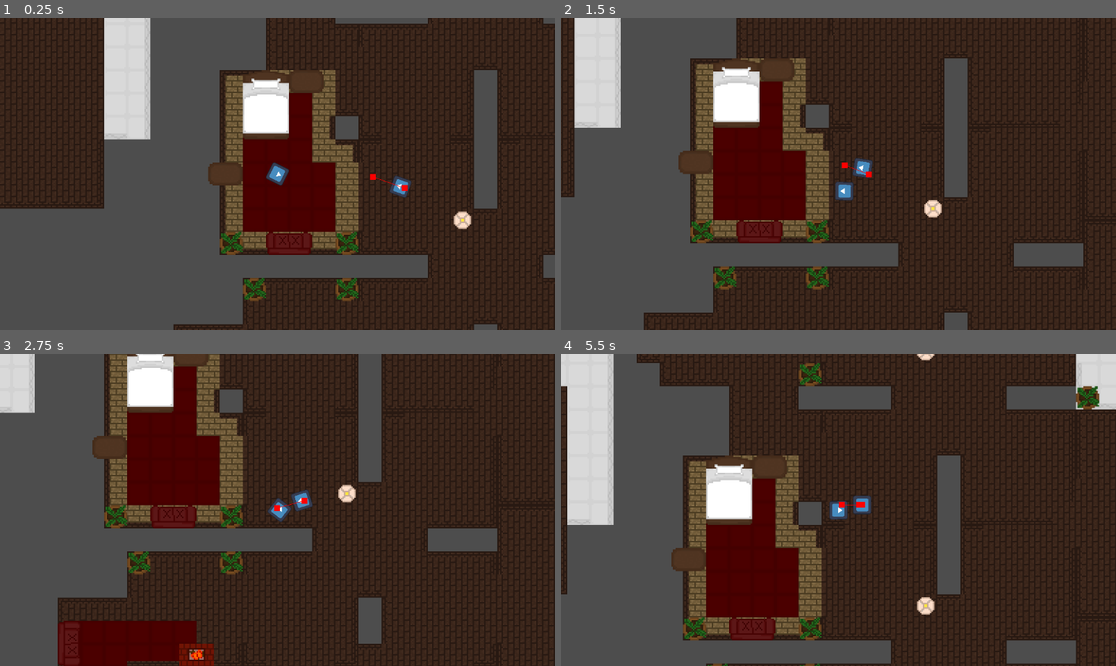
Above: before the commit, frames 1-4 (two rows, left to right).
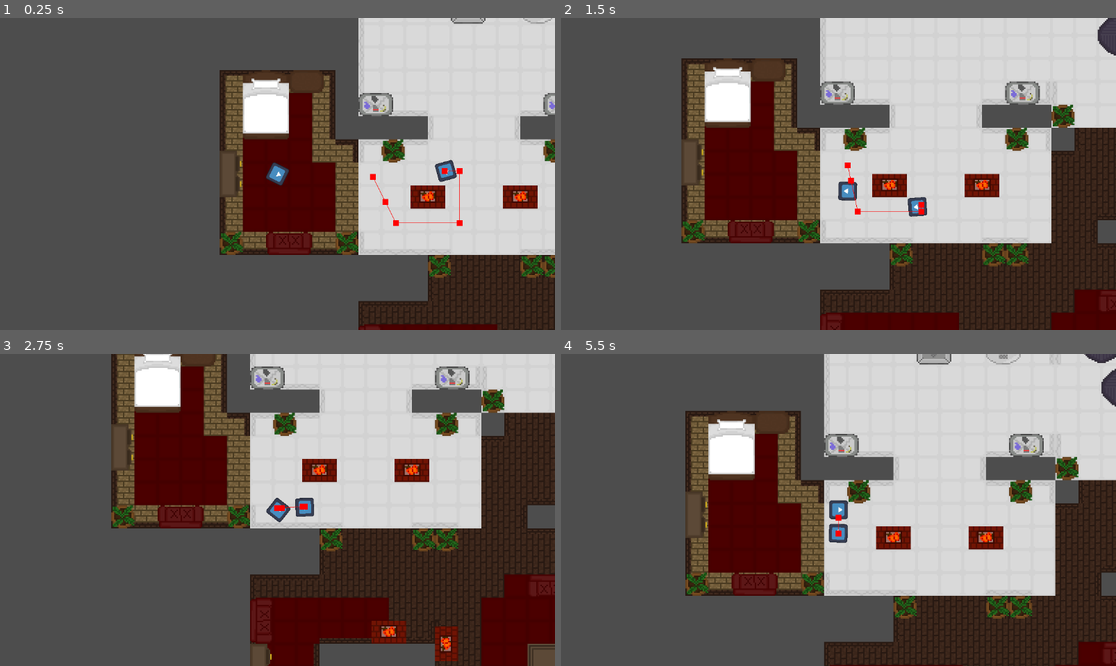
Above: after the commit, the same moments.

Repository: Rodrikk834/etromaton
Game: Godot game, scene res://scenes/main scene.tscn
The game is run twice, just before and just after one commit, with the same random seed, the same clock (stepped at 60 frames per second) and the same inputs. The engine's default icon, where the game draws it, is replaced by a stand-in: a white triangle on a blue panel in a dark square.
Inputs (mouse positions are in pixels of both pictures, inside the frame that each line leads up to):
- Up to frame 1 (0.25 s): no input
- Up to frame 2 (1.5 s): move the mouse to (960, 158) at 0.52 s; hold D (move_right) 0.53-1.28 s; tap E (interact) at 0.6 s; move the mouse to (727, 189) at 1.27 s; hold S (move_down) from 1.28 s (still down); click (727, 189) at 1.35 s
- Up to frame 3 (2.75 s): move the mouse to (333, 441) at 2.02 s; release S (move_down) at 2.03 s; hold D (move_right) from 2.03 s (still down); tap E (interact) at 2.1 s
- Up to frame 4 (5.5 s): move the mouse to (810, 572) at 2.77 s; release D (move_right) at 2.78 s; hold W (move_up) 2.78-3.53 s; click (810, 572) at 2.85 s; move the mouse to (1005, 556) at 3.52 s; hold A (move_left) 3.53-5.03 s; tap E (interact) at 3.6, 5.1 s; move the mouse to (672, 463) at 4.27 s; click (672, 463) at 4.35 s; move the mouse to (866, 510) at 5.02 s; hold S (move_down) from 5.03 s (still down)

The runs differ from the first frame. In frame 1, 51% of the frame differs, in the area x 0-100%, y 0-100%; in frame 2, 56%; in frame 3, 56%; in frame 4, 65%.
Error before the commit: Invalid access to property or key 'items_normales_array' on a base object of type 'Node (globalController.gd)'. (res://scripts/container.gd:15)

Commit message:
nuevo y mejorado sistema de items
fer arregla los pinches cuartos alv

Diff:
--- a/project.godot
+++ b/project.godot
@@ -17,7 +17,7 @@
 
 [autoload]
 
-GlobalController="*uid://danll7r4etdtb"
+GlobalController="*uid://bdfq11qlccitt"
 
 [global_group]
 
--- a/scenes/container.tscn
+++ b/scenes/container.tscn
@@ -2,22 +2,23 @@
 
 [ext_resource type="TileSet" uid="uid://b3bhr3aer3sbk" path="res://tiles/muebles.tres" id="1_1syo6"]
 [ext_resource type="Script" uid="uid://d3w1j4wefyw1s" path="res://scripts/container.gd" id="1_cjjsl"]
+[ext_resource type="Script" uid="uid://ybkrlsjx2bkj" path="res://scripts/items.gd" id="2_184ql"]
 
 [sub_resource type="RectangleShape2D" id="RectangleShape2D_1syo6"]
-size = Vector2(29.5, 20)
+size = Vector2(18.75, 42)
 
-[node name="container" type="Node2D" unique_id=502479443 node_paths=PackedStringArray("items_dentro")]
+[node name="container" type="Node2D" unique_id=502479443]
 script = ExtResource("1_cjjsl")
-items_dentro = [NodePath("")]
+items_dentro = Array[ExtResource("2_184ql")]([null])
 
 [node name="TileMapLayer" type="TileMapLayer" parent="." unique_id=1463330162]
-position = Vector2(-8, -8)
-tile_map_data = PackedByteArray(0, 0, 0, 0, 0, 0, 0, 0, 6, 0, 1, 0, 0, 0, 1, 0, 0, 0, 0, 0, 7, 0, 1, 0, 0, 0)
+tile_map_data = PackedByteArray(0, 0, 0, 0, 0, 0, 0, 0, 6, 0, 13, 0, 0, 0, 0, 0, 255, 255, 0, 0, 6, 0, 12, 0, 0, 0)
 tile_set = ExtResource("1_1syo6")
 
 [node name="StaticBody2D" type="StaticBody2D" parent="." unique_id=2127486448]
+position = Vector2(8, 8)
 input_pickable = true
 
 [node name="CollisionShape2D" type="CollisionShape2D" parent="StaticBody2D" unique_id=24858615]
-position = Vector2(4, 0)
+position = Vector2(0, -8)
 shape = SubResource("RectangleShape2D_1syo6")
--- /dev/null
+++ b/scenes/globalController.tscn
@@ -0,0 +1,20 @@
+[gd_scene format=3 uid="uid://bdfq11qlccitt"]
+
+[ext_resource type="Script" uid="uid://danll7r4etdtb" path="res://scripts/globalController.gd" id="1_68ukk"]
+[ext_resource type="Script" uid="uid://ybkrlsjx2bkj" path="res://scripts/items.gd" id="2_psh0i"]
+[ext_resource type="Texture2D" uid="uid://btbjnsgqqcjhk" path="res://tiles/Itemsinis (2).png" id="3_q4c7q"]
+
+[sub_resource type="AtlasTexture" id="AtlasTexture_tmbko"]
+atlas = ExtResource("3_q4c7q")
+region = Rect2(0, 0, 16, 16)
+
+[sub_resource type="Resource" id="Resource_7k5ho"]
+script = ExtResource("2_psh0i")
+item_name = "Screwdriver"
+item_description = "Worn out, but still useful for loose panels."
+item_sprite = SubResource("AtlasTexture_tmbko")
+metadata/_custom_type_script = "uid://ybkrlsjx2bkj"
+
+[node name="globalController" type="Node2D" unique_id=1032393119]
+script = ExtResource("1_68ukk")
+items_array = Array[ExtResource("2_psh0i")]([SubResource("Resource_7k5ho")])
--- a/scenes/main scene.tscn
+++ b/scenes/main scene.tscn
@@ -1,7 +1,6 @@
 [gd_scene format=3 uid="uid://ctciwf5uabn6l"]
 
 [ext_resource type="Script" uid="uid://c6xgilu2y2igh" path="res://scripts/worldGenController.gd" id="1_6r1qt"]
-[ext_resource type="Script" uid="uid://danll7r4etdtb" path="res://scripts/globalController.gd" id="1_q0kxy"]
 [ext_resource type="Script" uid="uid://x5ol3g0ltt0c" path="res://scripts/cuartos_especiales.gd" id="1_vd6wd"]
 [ext_resource type="PackedScene" uid="uid://dw7blhywj7sgt" path="res://scenes/rooms/habitacion_1.tscn" id="2_8yh2u"]
 [ext_resource type="PackedScene" uid="uid://c7r61akyupplm" path="res://scenes/rooms/habitacion_2.tscn" id="3_d2vo2"]
@@ -15,7 +14,9 @@
 [ext_resource type="PackedScene" uid="uid://etsb8a478yu7" path="res://scenes/rooms/cocina_1.tscn" id="10_cdyvt"]
 [ext_resource type="PackedScene" uid="uid://cka2btgitogwj" path="res://scenes/rooms/cocina_2.tscn" id="11_ewawa"]
 [ext_resource type="PackedScene" uid="uid://do1tvj1sckkcv" path="res://scenes/rooms/cocina_3.tscn" id="12_q80np"]
+[ext_resource type="PackedScene" uid="uid://e2bckpqcjkth" path="res://scenes/rooms/room_3.tscn" id="13_wr82n"]
 [ext_resource type="PackedScene" uid="uid://okxtgce5bt82" path="res://scenes/rooms/lab_1.tscn" id="14_cdyvt"]
+[ext_resource type="PackedScene" path="res://scenes/rooms/room_4.tscn" id="14_up5pg"]
 [ext_resource type="PackedScene" uid="uid://dt68w1irlj883" path="res://scenes/rooms/lab_2.tscn" id="15_ewawa"]
 [ext_resource type="PackedScene" uid="uid://bgtxjuv4d3tx2" path="res://scenes/rooms/estudio_1.tscn" id="16_u77jt"]
 [ext_resource type="PackedScene" uid="uid://dq2ugsk3fh8p6" path="res://scenes/rooms/estudio_2.tscn" id="17_rt8ct"]
@@ -27,9 +28,7 @@
 [ext_resource type="TileSet" uid="uid://b3bhr3aer3sbk" path="res://tiles/muebles.tres" id="23_q0kxy"]
 [ext_resource type="PackedScene" uid="uid://ckx4xmktbuuou" path="res://scenes/container.tscn" id="23_txgxd"]
 [ext_resource type="PackedScene" uid="uid://dlhhllktxjwcj" path="res://scenes/player.tscn" id="24_txgxd"]
-[ext_resource type="Script" uid="uid://ybkrlsjx2bkj" path="res://scripts/items.gd" id="29_up5pg"]
 [ext_resource type="PackedScene" uid="uid://dino4tyr5fyr1" path="res://scenes/robot_character.tscn" id="29_wr82n"]
-[ext_resource type="Texture2D" uid="uid://btbjnsgqqcjhk" path="res://tiles/Itemsinis (2).png" id="30_j2c5s"]
 
 [sub_resource type="Resource" id="Resource_d11h3"]
 script = ExtResource("1_vd6wd")
@@ -48,17 +47,6 @@
 parsed_collision_mask = 1
 source_geometry_mode = 1
 
-[sub_resource type="AtlasTexture" id="AtlasTexture_tmbko"]
-atlas = ExtResource("30_j2c5s")
-region = Rect2(0, 0, 16, 16)
-
-[sub_resource type="Resource" id="Resource_7k5ho"]
-script = ExtResource("29_up5pg")
-item_name = "Screwdriver"
-item_description = "Worn out, but still useful for loose panels."
-item_sprite = SubResource("AtlasTexture_tmbko")
-metadata/_custom_type_script = "uid://ybkrlsjx2bkj"
-
 [node name="Node2D" type="Node2D" unique_id=97602548]
 texture_filter = 1
 
@@ -66,7 +54,7 @@
 texture_filter = 1
 script = ExtResource("1_6r1qt")
 escenas_iniciales = Array[PackedScene]([ExtResource("2_8yh2u"), ExtResource("3_d2vo2"), ExtResource("4_o0lm6")])
-escenas_cuartos = Array[PackedScene]([ExtResource("3_k0ot2"), ExtResource("3_jb6a7"), ExtResource("7_1w873"), ExtResource("8_vd6wd"), ExtResource("9_3yfn6"), ExtResource("10_cdyvt"), ExtResource("11_ewawa"), ExtResource("12_q80np")])
+escenas_cuartos = Array[PackedScene]([ExtResource("3_k0ot2"), ExtResource("3_jb6a7"), ExtResource("7_1w873"), ExtResource("8_vd6wd"), ExtResource("9_3yfn6"), ExtResource("10_cdyvt"), ExtResource("11_ewawa"), ExtResource("12_q80np"), ExtResource("13_wr82n"), ExtResource("14_up5pg")])
 categorias_especiales = Array[ExtResource("1_vd6wd")]([SubResource("Resource_d11h3"), SubResource("Resource_mdami")])
 escenas_relleno = Array[PackedScene]([ExtResource("19_q0kxy"), ExtResource("20_wr82n"), ExtResource("21_up5pg"), ExtResource("22_j2c5s")])
 escena_contenedor = ExtResource("23_txgxd")
@@ -91,7 +79,3 @@
 scale = Vector2(0.9999998, 0.9999998)
 
 [node name="Player" parent="." unique_id=540015378 instance=ExtResource("24_txgxd")]
-
-[node name="globalController" type="Node2D" parent="." unique_id=816228718]
-script = ExtResource("1_q0kxy")
-items_array = Array[ExtResource("29_up5pg")]([SubResource("Resource_7k5ho")])
--- a/scenes/rooms/sala_2.tscn
+++ b/scenes/rooms/sala_2.tscn
@@ -201,11 +201,11 @@
 [node name="containers" type="Node2D" parent="." unique_id=1607877414]
 
 [node name="container1" type="Marker2D" parent="containers" unique_id=1640193426]
-position = Vector2(-80, -56)
+position = Vector2(-80, -48)
 
 [node name="container2" type="Marker2D" parent="containers" unique_id=2617997]
-position = Vector2(-56, -104)
-rotation = 4.712389
+position = Vector2(-48, -112)
+rotation = 1.5707964
 
 [node name="container3" type="Marker2D" parent="containers" unique_id=1354104177]
 position = Vector2(-16, 40)
--- a/scenes/rooms/sala_3.tscn
+++ b/scenes/rooms/sala_3.tscn
@@ -201,9 +201,9 @@
 [node name="containers" type="Node2D" parent="." unique_id=705382878]
 
 [node name="container1" type="Marker2D" parent="containers" unique_id=1544007878]
-position = Vector2(56, -24)
+position = Vector2(16, 112)
 rotation = 4.712389
 
 [node name="container2" type="Marker2D" parent="containers" unique_id=524406957]
-position = Vector2(-24, 56)
+position = Vector2(16, -64)
 rotation = 1.5707964
--- a/scripts/container.gd
+++ b/scripts/container.gd
@@ -12,8 +12,8 @@
 
 func _generar_contenido():
 	for x in rng.randi_range(0, 4):
-		var tipo_item = rng.randi_range(0, GlobalController.items_normales_array.size() - 1)
-		var item_temp = GlobalController.items_normales_array[tipo_item]
+		var tipo_item = 0 #rng.randi_range(0, GlobalController.items_array.size())
+		var item_temp = GlobalController.items_array[tipo_item]
 		items_dentro.append(item_temp)
 
 
--- a/tiles/muebles.tres
+++ b/tiles/muebles.tres
@@ -80,6 +80,78 @@
 3:5/0/physics_layer_0/polygon_0/points = PackedVector2Array(-8, -8, 8, -8, 8, 0, -8, 0)
 4:5/0 = 0
 4:5/0/physics_layer_0/polygon_0/points = PackedVector2Array(-8, -8, 0, -8, 0, 0, -8, 0)
+2:5/0 = 0
+6:4/0 = 0
+7:4/0 = 0
+7:5/0 = 0
+7:6/0 = 0
+7:7/0 = 0
+6:8/0 = 0
+6:9/0 = 0
+6:10/0 = 0
+6:11/0 = 0
+6:7/0 = 0
+6:6/0 = 0
+6:5/0 = 0
+5:5/0 = 0
+5:6/0 = 0
+5:7/0 = 0
+4:6/0 = 0
+3:6/0 = 0
+2:6/0 = 0
+1:6/0 = 0
+0:6/0 = 0
+0:7/0 = 0
+1:7/0 = 0
+2:7/0 = 0
+3:7/0 = 0
+4:7/0 = 0
+3:8/0 = 0
+5:8/0 = 0
+7:8/0 = 0
+7:9/0 = 0
+5:9/0 = 0
+4:9/0 = 0
+3:9/0 = 0
+2:9/0 = 0
+1:9/0 = 0
+1:8/0 = 0
+2:8/0 = 0
+0:8/0 = 0
+0:9/0 = 0
+0:10/0 = 0
+0:11/0 = 0
+0:12/0 = 0
+1:11/0 = 0
+1:10/0 = 0
+1:12/0 = 0
+1:13/0 = 0
+0:13/0 = 0
+0:14/0 = 0
+1:14/0 = 0
+1:15/0 = 0
+0:15/0 = 0
+2:15/0 = 0
+2:14/0 = 0
+2:13/0 = 0
+2:12/0 = 0
+3:12/0 = 0
+4:12/0 = 0
+5:12/0 = 0
+6:12/0 = 0
+6:13/0 = 0
+7:13/0 = 0
+7:12/0 = 0
+7:11/0 = 0
+7:10/0 = 0
+5:10/0 = 0
+4:10/0 = 0
+3:10/0 = 0
+2:10/0 = 0
+5:11/0 = 0
+4:11/0 = 0
+3:11/0 = 0
+2:11/0 = 0
 
 [resource]
 physics_layer_0/collision_layer = 1
Not shown: 1 places in scenes/rooms/room_3.tscn that only renumber resources
Not shown: 1 places in scenes/rooms/sala_2.tscn that only renumber resources
Not shown: 1 places in scenes/rooms/sala_3.tscn that only renumber resources
Binary file changed: tiles/Tileset - Muebles ETRO.png
